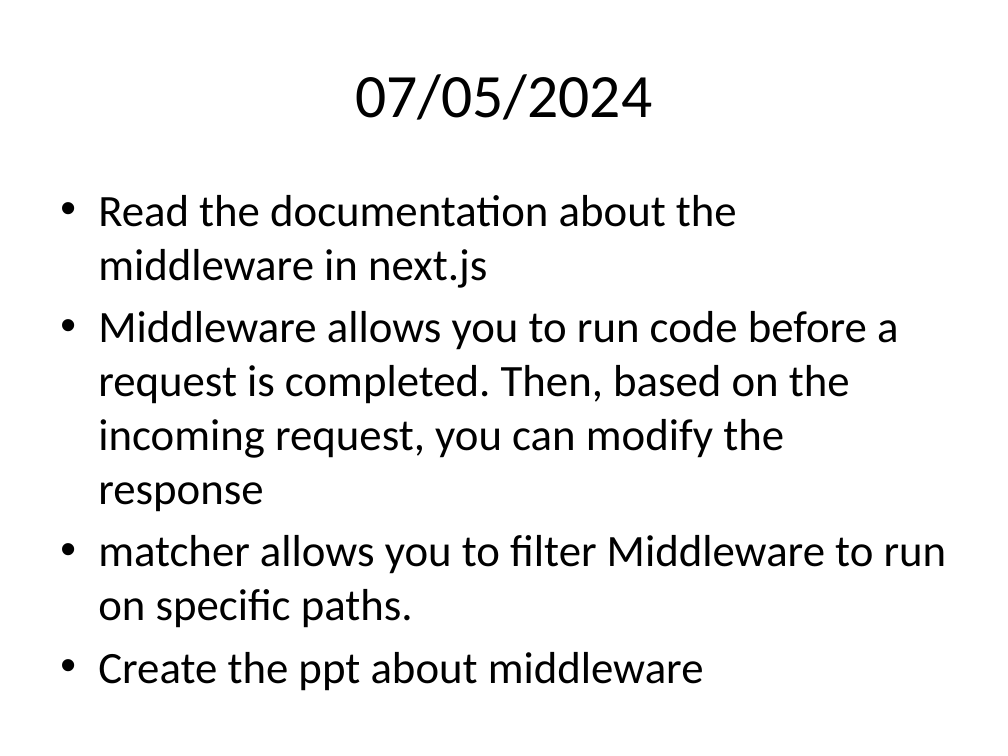
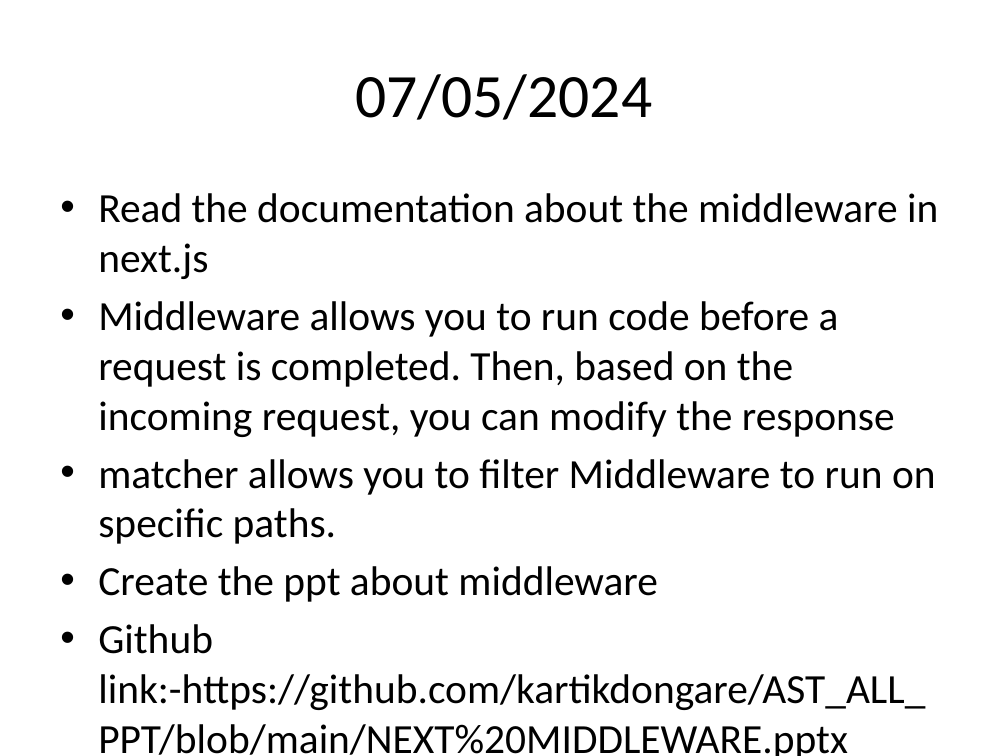
Before and after one commit to kartikdongare/AST_ALL_PPT, a slide deck: slide 20 of ALL TASK PPT.pptx. Drawn at 1008x756 pixels with LibreOffice and Linux fonts; fonts in the diff are those of the drawing. Boxes give left, top, right and bottom in pixels: in the first picture for what was removed or moved away, otherwise in the second. Text is boxed around its words. In the diff, an @@ line names an element or a change of style, - is before the commit and + after.

Commit message:
updated

```diff
--- a/ALL TASK PPT.pptx
+++ b/ALL TASK PPT.pptx
@@ text at (98,193,938,602): size 32 to 29.6 pt in "Read the documentation about the middleware in ...", "Middleware allows you to run code before ...", "matcher allows you to filter Middleware to ...", "Create the ppt about middleware" @@
@@ text at (98,624,925,756): paragraph added @@
+• Github link:-https://github.com/kartikdongare/AST_ALL_PPT/blob/main/NEXT%20MIDDLEWARE.pptx
```
Also in this commit, not shown: 6 other slides changed, 1 slide added.
